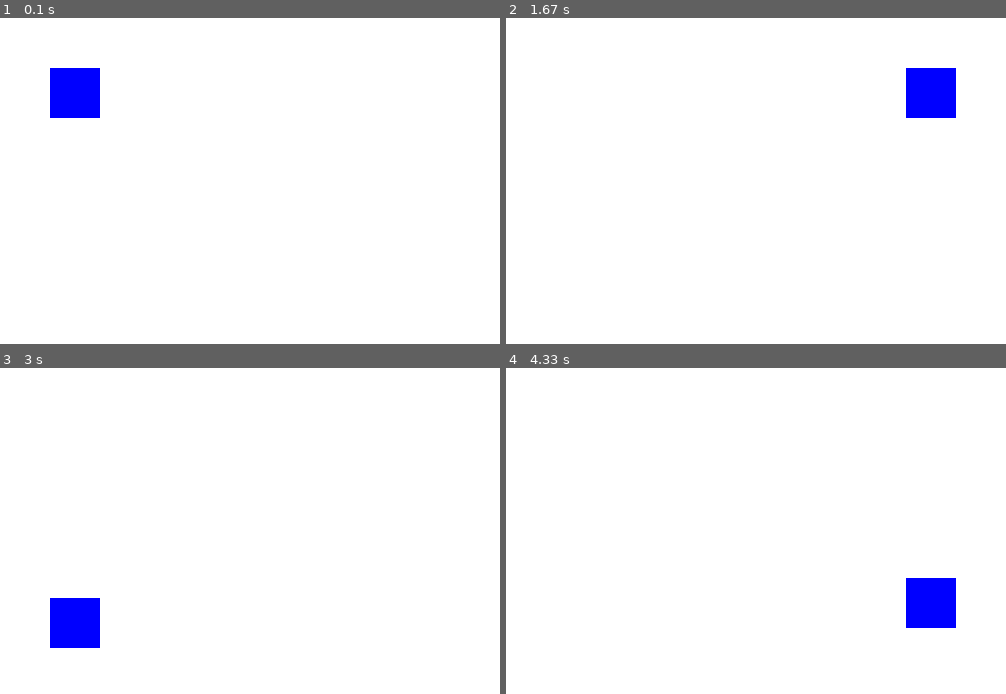
Above: before the commit, frames 1-4 (two rows, left to right).
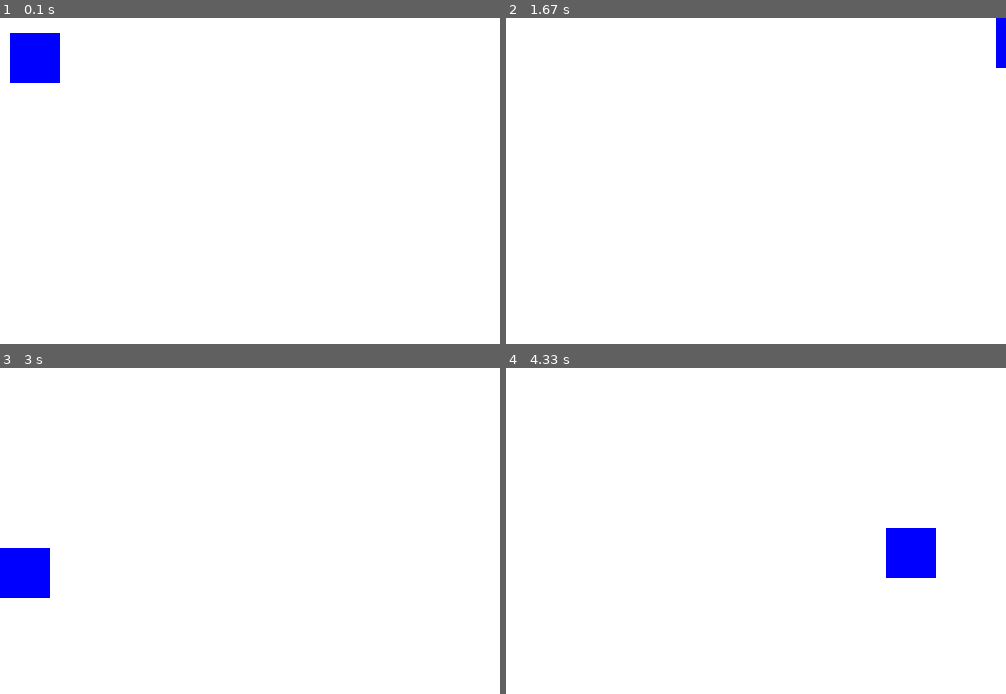
Above: after the commit, the same moments.

Repository: Gha211th/Learning_Pygame
Game: pygame game, started from basic/1_first_game.py
The game is run twice, just before and just after one commit, with the same random seed, the same clock (stepped at 60 frames per second) and the same inputs.
Inputs:
- Up to frame 1 (0.1 s): no input
- Up to frame 2 (1.67 s): hold Right 0.33-0.8 s; hold Up 0.83-1.13 s; hold Right 1.17-1.63 s
- Up to frame 3 (3 s): hold Left 1.67-2.2 s; hold Down 2.23-2.53 s; hold Left 2.57-2.97 s
- Up to frame 4 (4.33 s): hold Up 3-3.37 s; hold Right 3.4-4.03 s; hold Down from 4.07 s (still down)

The runs differ from the first frame. In frame 1, 2.9% of the frame differs, in the area x 2-20%, y 4-31%; in frame 2, 1.8%; in frame 3, 3.1%, in the area x 0-20%, y 55-86%; in frame 4, 3.1%.

Commit message:
day 2 learning pygame

Diff:
--- a/basic/1_first_game.py
+++ b/basic/1_first_game.py
@@ -3,9 +3,7 @@
 
 pygame.init()
 
-width, height = 500, 500
-
-screen = pygame.display.set_mode((width, height))
+screen = pygame.display.set_mode((500, 500))
 pygame.display.set_caption("first game!")
 
 color_white = (255, 255, 255)
@@ -15,10 +13,10 @@
 speed = 5
 box_size = 50
 
-margin = 50
+margin = 10
 
 clock = pygame.time.Clock()
-fps_rate = 1000
+fps_rate = 120
 
 while True:
     for event in pygame.event.get():
@@ -37,14 +35,14 @@
     if keys[pygame.K_LEFT]:
         x -= speed
 
-    if x < margin:
-        x = margin
-    if x + box_size > width - margin:
-        x = width - box_size - margin
-    if y < margin:
-        y = margin
-    if y + box_size > height - margin:
-        y = height - box_size - margin
+    if x < 0:
+        x = 0
+    if x + margin > 500:
+        x = 500 - margin
+    if y < 0:
+        y = 0
+    if y + margin > 500:
+        y = 500 - margin
 
     screen.fill(color_white)
     pygame.draw.rect(screen, color_black, (x, y, 50, 50))
